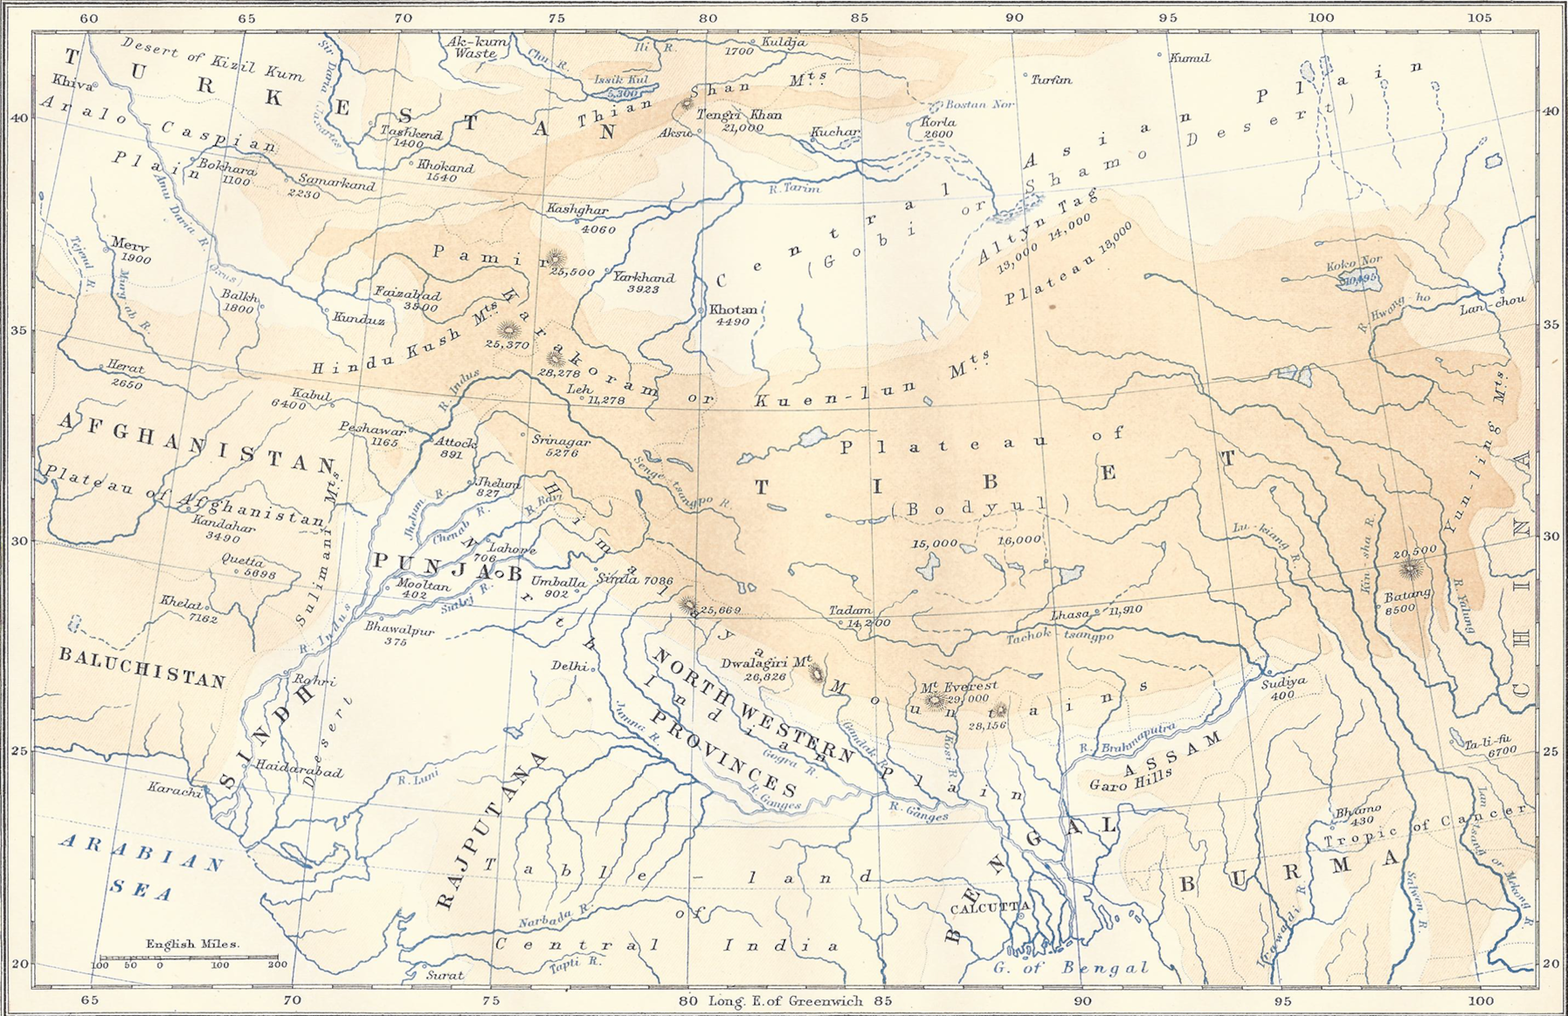
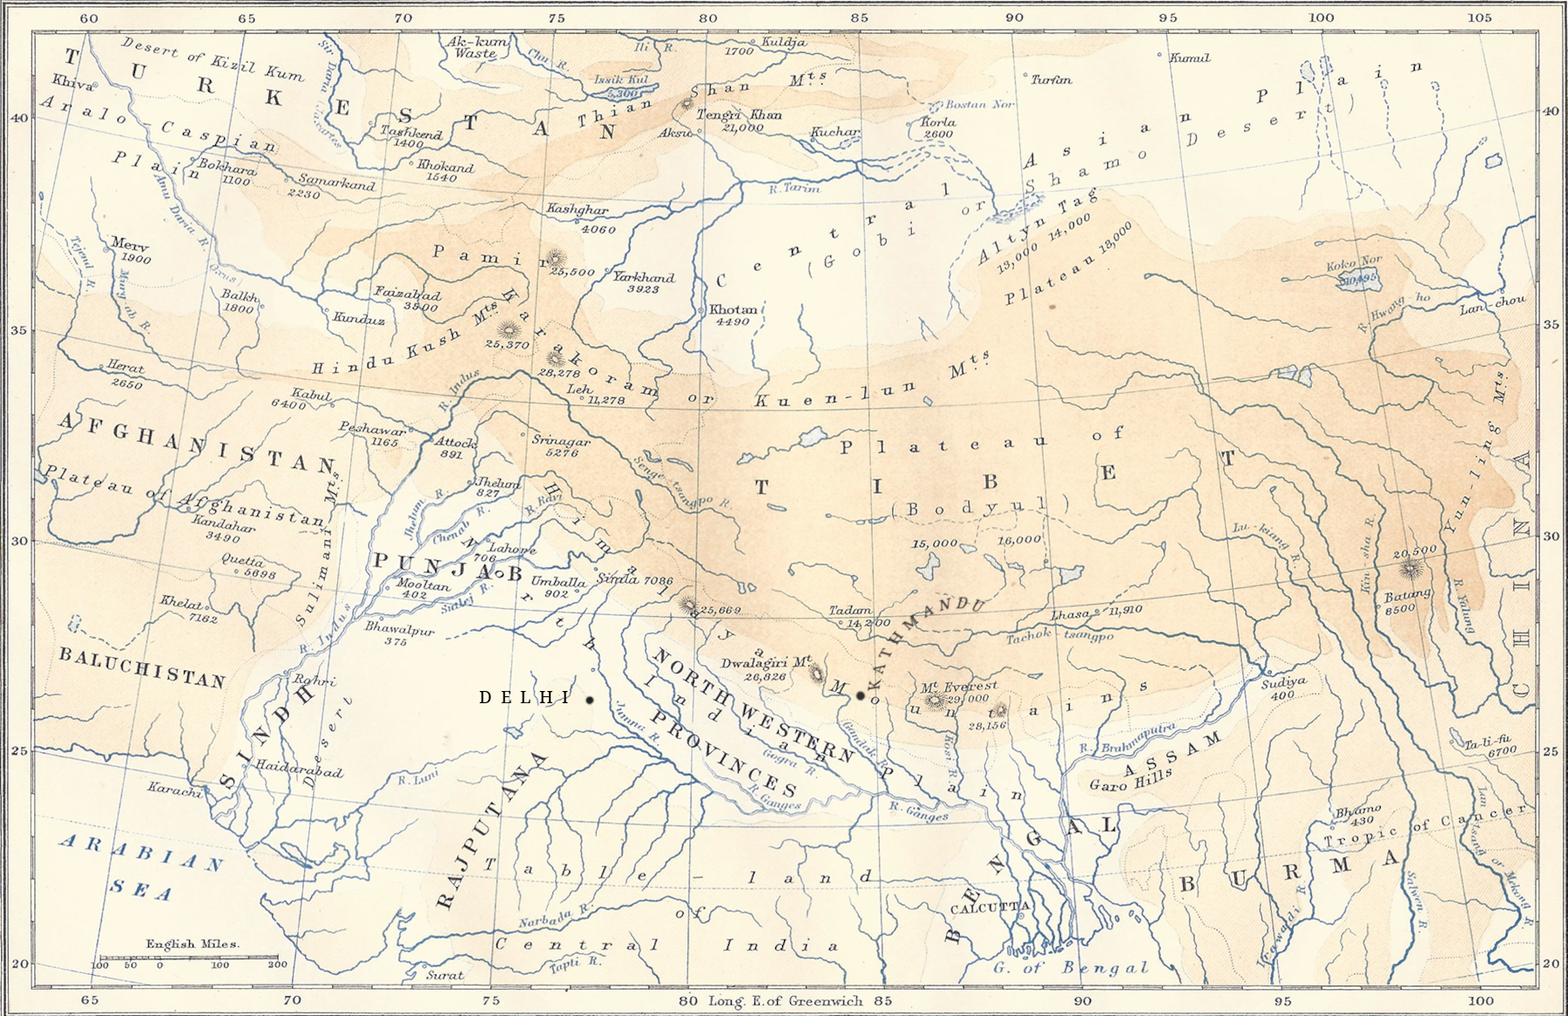
Layer changes from the first 1568×1016 image to the second:
added layer "PINS" above "kathmandu path" over bbox(584, 686, 868, 706)
added layer "kathmandu path" above "KATHMANDU" over bbox(866, 595, 987, 692)
added layer "DELHI" above "map.png" over bbox(479, 690, 568, 703)
painted on "map.png" over bbox(548, 657, 591, 673)